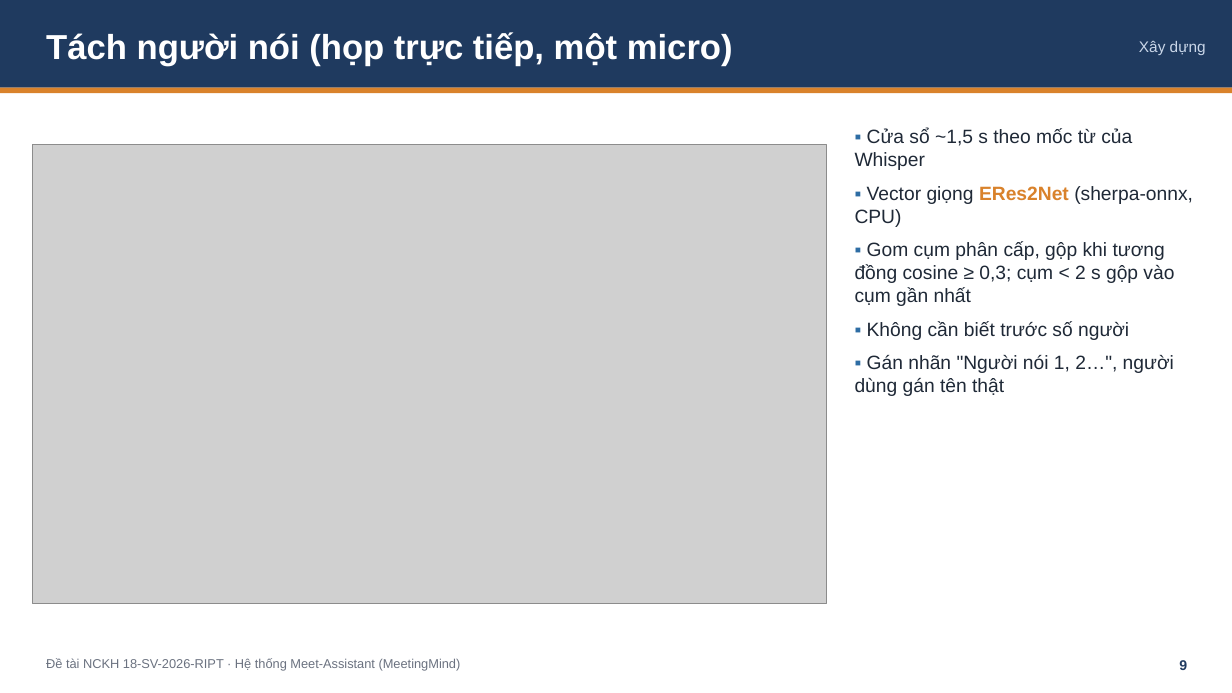
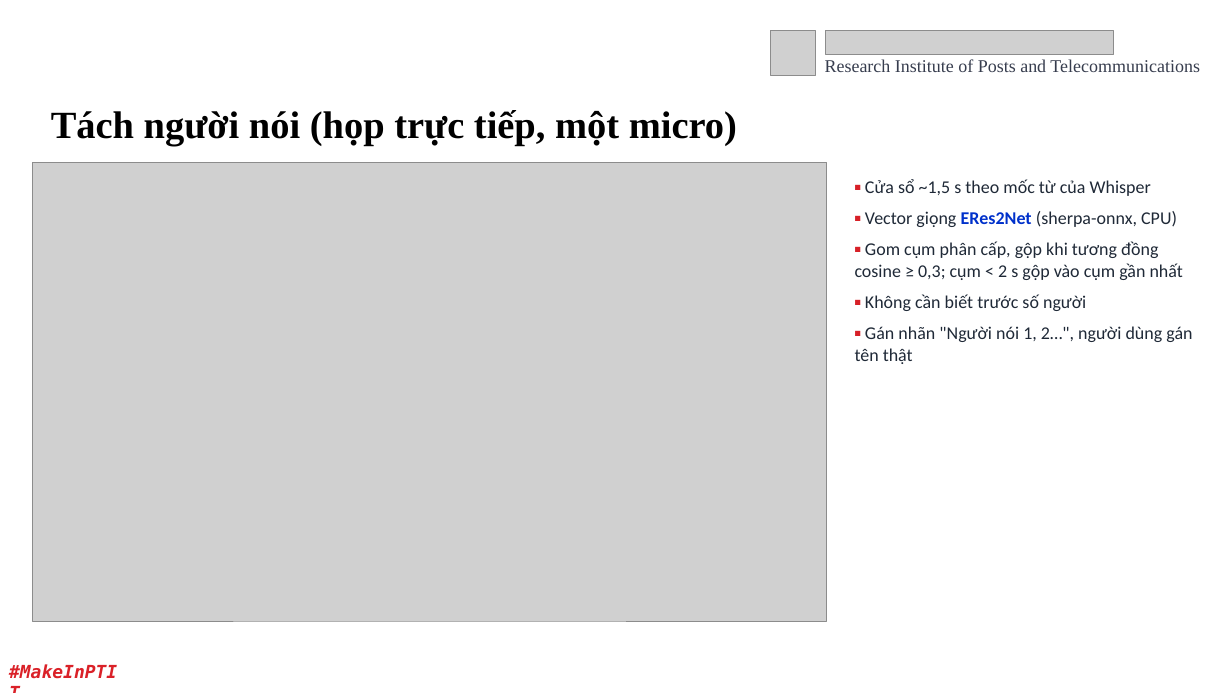
Before and after one commit to Dinhh-Chan/meetingmind, a slide deck: slide 9 of nghiem-thu/SlideNghiemThu_18-SV-2026-RIPT.pptx. Drawn at 1232x693 pixels with LibreOffice and Linux fonts; fonts in the diff are those of the drawing; grey boxes stand for pictures; background and template pictures are left out. Boxes give left, top, right and bottom in pixels: in the first picture for what was removed or moved away, otherwise in the second. Text is boxed around its words. In the diff, an @@ line names an element or a change of style, - is before the commit and + after.

```diff
--- a/nghiem-thu/SlideNghiemThu_18-SV-2026-RIPT.pptx
+++ b/nghiem-thu/SlideNghiemThu_18-SV-2026-RIPT.pptx
@@ rectangle removed at bbox=[0, 0, 1232, 88] @@
@@ picture added at bbox=[771, 30, 816, 75] @@
@@ picture added at bbox=[825, 30, 1114, 55] @@
@@ text added at bbox=[825, 59, 1200, 72], 14 pt, text #373D4E @@
+Research Institute of Posts and Telecommunications
@@ text removed at bbox=[1139, 41, 1206, 55] @@
-Xây dựng
@@ rectangle removed at bbox=[0, 88, 1232, 93] @@
@@ text "Tách người nói (họp trực ...": place and size @@
-text "Tách người nói (họp trực ..." at bbox=[46, 32, 733, 66]
+text "Tách người nói (họp trực ..." at bbox=[51, 110, 737, 146]
@@ text "Tách người nói (họp trực ..." at bbox=[51, 110, 737, 146]: size 27 to 30 pt, font Arial to Times New Roman, text colour #FFFFFF to #000000 @@
@@ picture: place and size @@
-picture at bbox=[32, 145, 827, 604]
+picture at bbox=[32, 163, 827, 622]
@@ text "▪ Cửa sổ ~1,5 s ...": place and size @@
-text "▪ Cửa sổ ~1,5 s ..." at bbox=[855, 128, 1193, 396]
+text "▪ Cửa sổ ~1,5 s ..." at bbox=[855, 179, 1192, 364]
@@ text "▪ Cửa sổ ~1,5 s ..." at bbox=[855, 179, 1192, 364]: size 15 to 14 pt, font Arial to Calibri; text colour #2E6DA4 to #D72027 in "▪", "▪", "▪", "▪" and 1 more places; text colour #D9822B to #0031CB in "ERes2Net" @@
@@ text added at bbox=[0, 656, 129, 688], 14 pt, text #DA2128, bold, italic @@
+#MakeInPTIT
@@ text removed at bbox=[46, 658, 461, 671] @@
-Đề tài NCKH 18-SV-2026-RIPT · Hệ thống Meet-Assistant (MeetingMind)
@@ text "9": place and size @@
-text "9" at bbox=[1179, 660, 1187, 670]
+text "9" at bbox=[1104, 650, 1155, 683]
@@ text "9" at bbox=[1104, 650, 1155, 683]: size 11 to 12 pt, font Arial to Calibri, text colour #1F3A5F to #FFFFFF; alignment right to centre; vertical alignment top to middle @@
```
Also in this commit, not shown: 20 other slides changed, 1 slide added, 1 slide removed, 5 other files.
